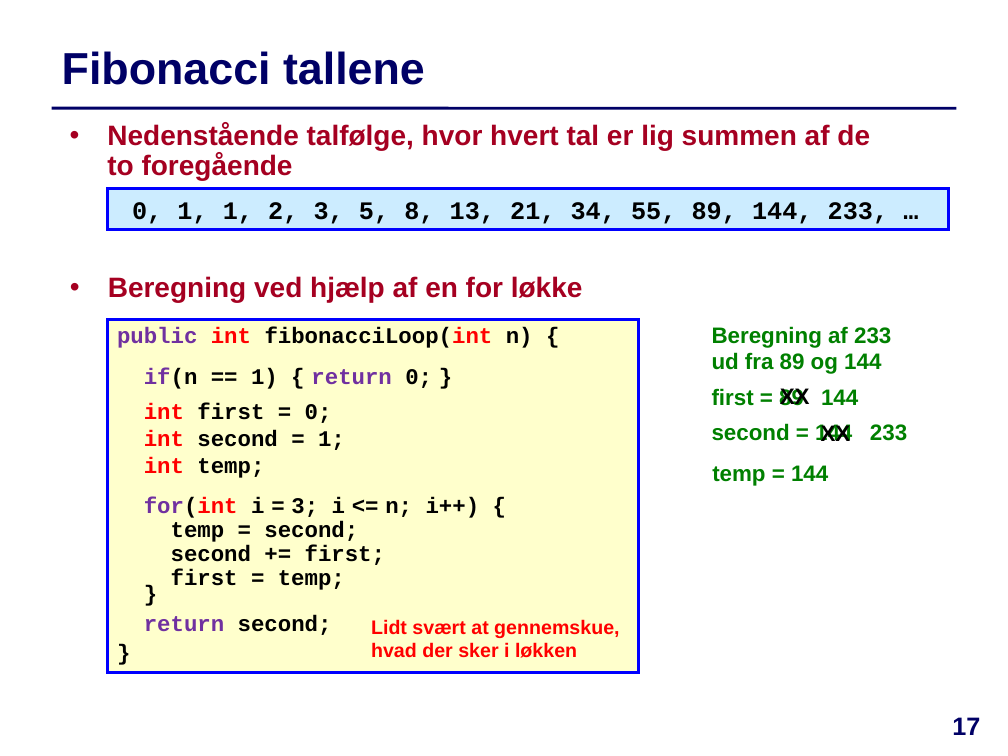
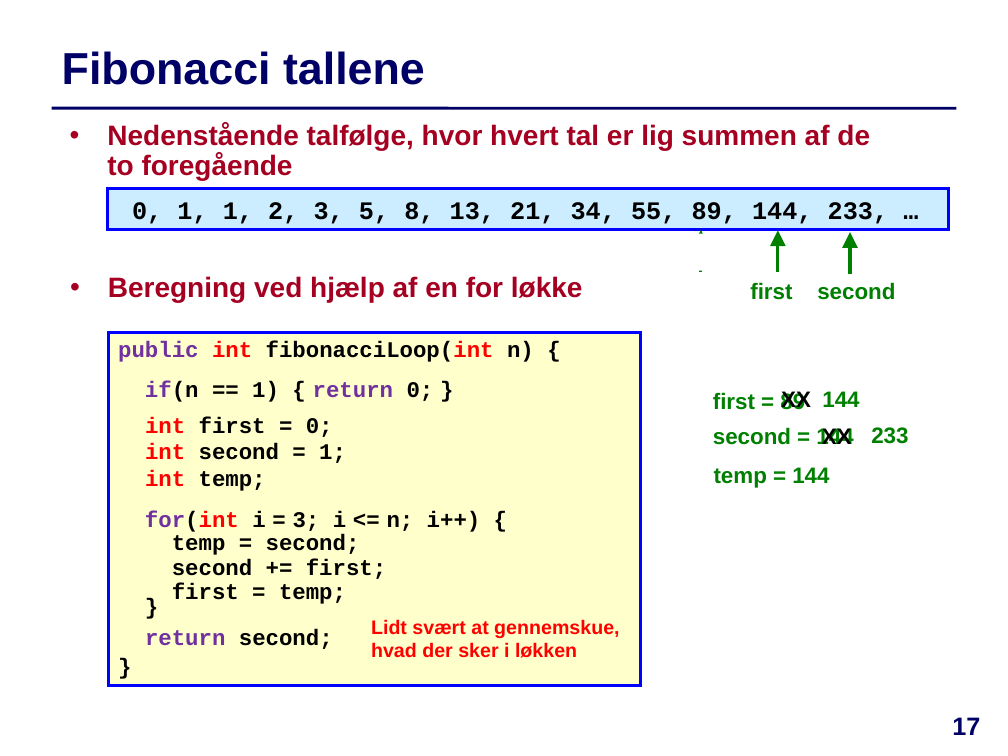
Before and after one commit to IntProgAU/Materiale, a slide deck: slide 17 of web/e24/uge_3b/Slides-Uge3-Torsdag.pptx. Drawn at 1008x756 pixels with LibreOffice and Linux fonts; fonts in the diff are those of the drawing. Boxes give left, top, right and bottom in pixels: in the first picture for what was removed or moved away, otherwise in the second. Text is boxed around its words. In the diff, an @@ line names an element or a change of style, - is before the commit and + after.

```diff
--- a/web/e24/uge_3b/Slides-Uge3-Torsdag.pptx
+++ b/web/e24/uge_3b/Slides-Uge3-Torsdag.pptx
@@ rectangle added at box(661, 234, 751, 271), fill #FFFFFF @@
@@ arrow added from (701, 272) to (701, 230), #008000 2.25 pt @@
@@ arrow added from (778, 272) to (778, 231), #008000 2.25 pt @@
@@ arrow added from (850, 274) to (850, 232), #008000 2.25 pt @@
@@ text added at box(745, 282, 823, 300), 16 pt, text #008000, bold @@
+first second
@@ text added at box(750, 282, 895, 300), 16 pt, text #008000, bold @@
+first second
@@ text at box(712, 326, 891, 374): paragraph removed @@
-Beregning af 233 ud fra 89 og 144
@@ rectangle "public int fibonacciLoop(int n) {": place and size @@
-rectangle "public int fibonacciLoop(int n) {" at box(107, 320, 639, 672)
+rectangle "public int fibonacciLoop(int n) {" at box(108, 333, 640, 685)
@@ text "first = 89": place and size @@
-text "first = 89" at box(712, 326, 891, 441)
+text "first = 89" at box(713, 391, 853, 450)
```
Also in this commit, not shown: 4 other slides changed, 1 other file.
